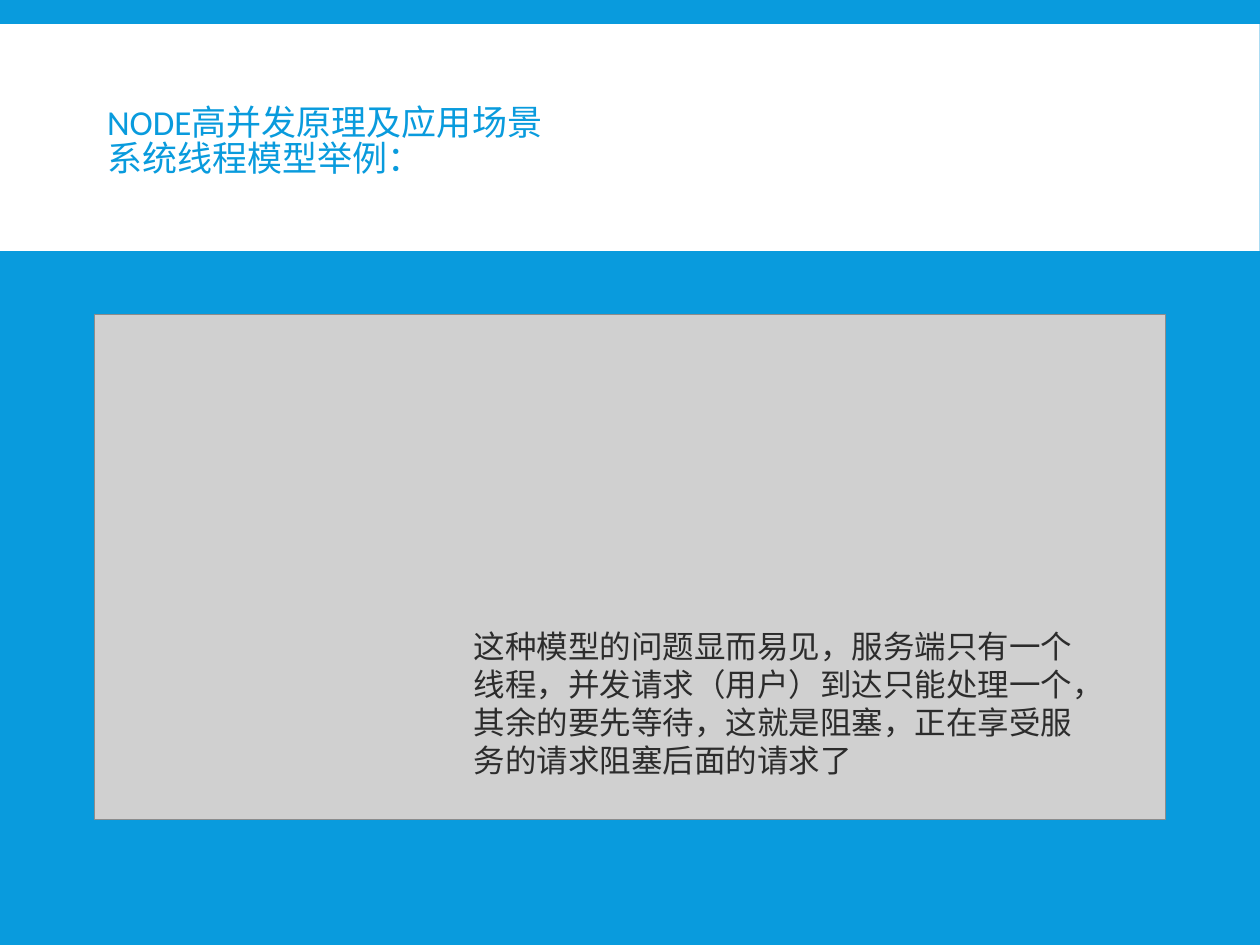
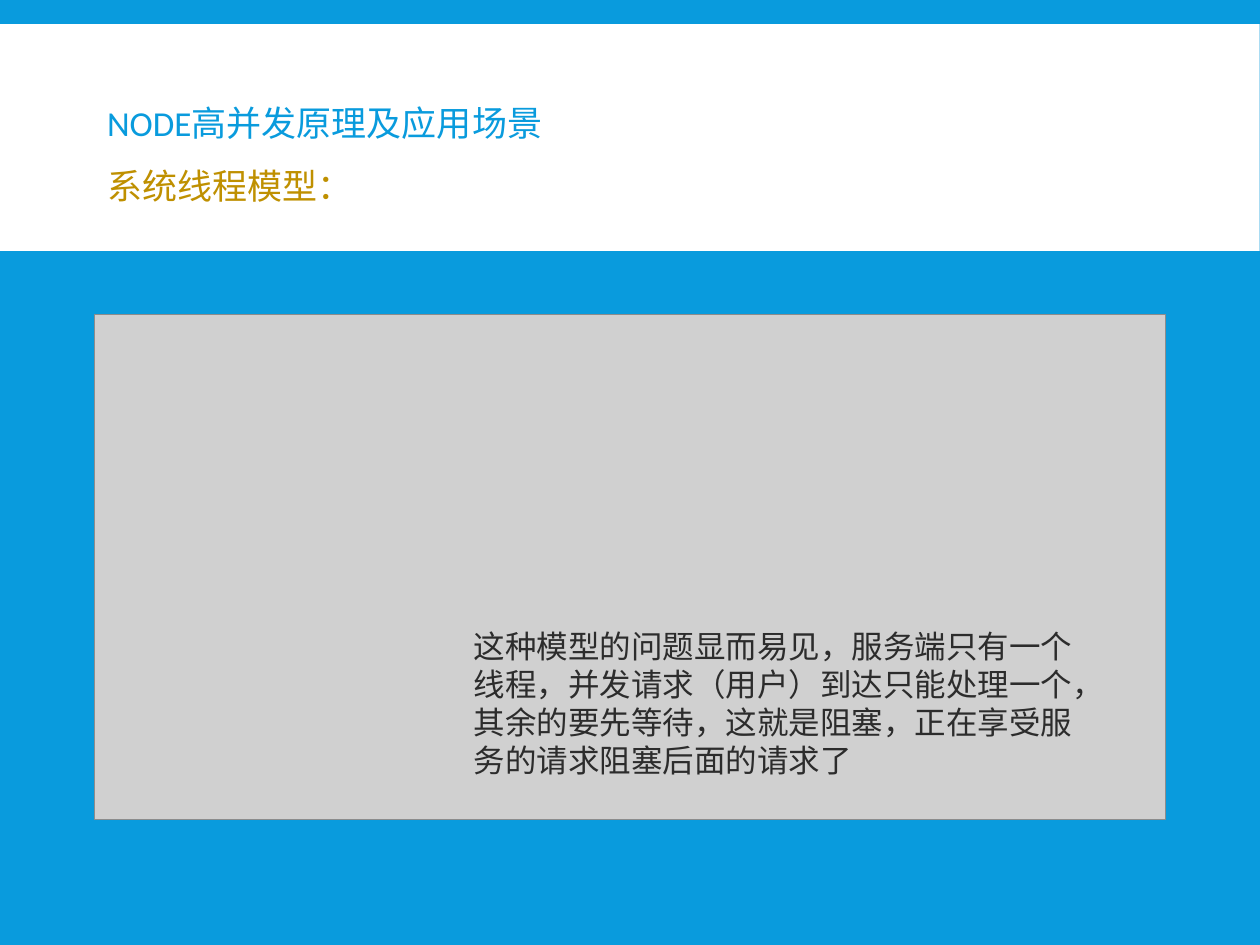
Before and after one commit to xiayu1986/webLearn, a slide deck: slide 8 of mix/技术分享/NODE技术分享.pptx. Drawn at 1260x945 pixels with LibreOffice and Linux fonts; fonts in the diff are those of the drawing; grey boxes stand for pictures. Boxes give left, top, right and bottom in pixels: in the first picture for what was removed or moved away, otherwise in the second. Text is boxed around its words. In the diff, an @@ line names an element or a change of style, - is before the commit and + after.

```diff
--- a/mix/技术分享/NODE技术分享.pptx
+++ b/mix/技术分享/NODE技术分享.pptx
@@ title at [107, 107, 542, 202]: text changed @@
-NODE高并发原理及应用场景
-系统线程模型举例：
+NODE高并发原理及应用场景
+系统线程模型：
```
Also in this commit, not shown: 9 other slides changed, 2 other files.
